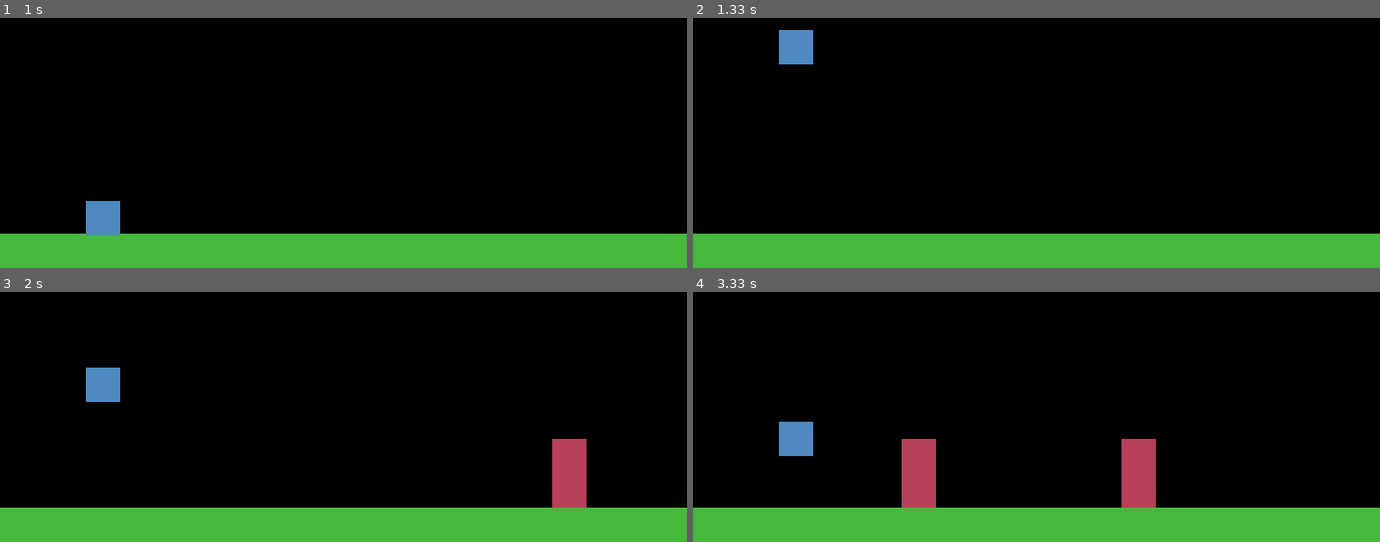
Above: before the commit, frames 1-4 (two rows, left to right).
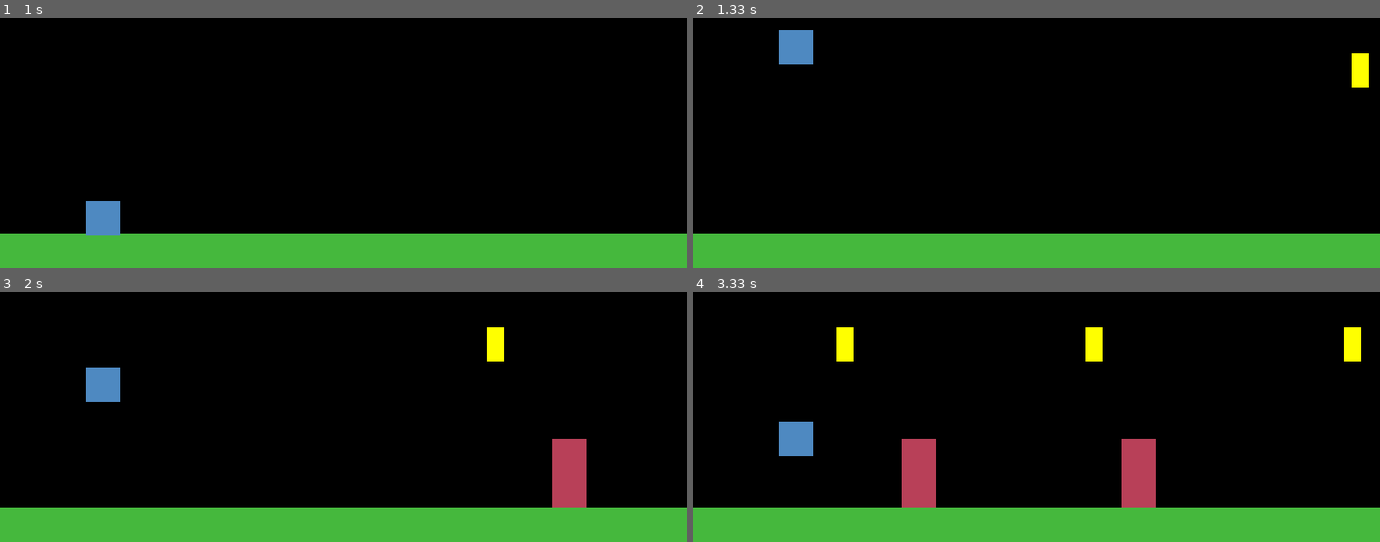
Above: after the commit, the same moments.

Repository: pablolupo84/projetc_pygame
Game: pygame game, started from main.py
Same seed, same stepped clock (60 frames per second), same inputs: the game is played once before the commit and once after it.
Inputs:
- Up to frame 1 (1 s): tap Space at 0.33, 0.73 s
- Up to frame 2 (1.33 s): tap Space at 1.03, 1.23 s
- Up to frame 3 (2 s): tap Space at 1.57, 1.87 s
- Up to frame 4 (3.33 s): tap Space at 2.07, 2.37, 2.63, 2.97, 3.27 s

Frame 1 is identical in both runs. In frame 2, 0.3% of the frame differs, in the area x 95-99%, y 14-28%; in frame 3, 0.3%; in frame 4, 1.0%, in the area x 20-98%, y 14-28%.

Commit message:
Agragando Monedas

Diff:
--- /dev/null
+++ b/game/coin.py
@@ -0,0 +1,23 @@
+import pygame
+
+from .config import *
+
+class Coin(pygame.sprite.Sprite):
+
+    def __init__(self,pos_x,pos_y):
+        pygame.sprite.Sprite.__init__(self)
+
+        self.image = pygame.Surface((20,40))
+        self.image.fill(YELLOW)
+
+        self.rect=self.image.get_rect()
+        self.rect.x=pos_x
+        self.rect.y=pos_y
+
+        self.vel_x=SPEED
+
+    def update(self):
+        self.rect.left-=self.vel_x
+
+    def stop(self):
+        self.vel_x=0
--- a/game/config.py
+++ b/game/config.py
@@ -9,9 +9,11 @@
 GREEN=(69,184,61)
 BLUE=(78,137,193)
 RED=(184,64,88)
+YELLOW=(255,255,0)
 
 PLAYER_GRAV=1.2
 
 SPEED=5
 
 MAX_WALLS=10
+MAX_COINS=10
--- a/game/game.py
+++ b/game/game.py
@@ -6,6 +6,7 @@
 from .platform import Platform
 from .player import Player
 from .wall import Wall
+from .coin import Coin
 
 # clock = pygame.time.Clock()
 
@@ -35,11 +36,13 @@
 
         self.sprites=pygame.sprite.Group()
         self.walls=pygame.sprite.Group()
+        self.coins=pygame.sprite.Group()
 
         self.sprites.add(self.platform)
         self.sprites.add(self.player)
         # self.sprites.add(self.wall)
         self.generate_walls()
+        self.generate_coins()
 
     def generate_walls(self):
         last_position=WIDTH + 100
@@ -52,6 +55,20 @@
 
                 self.sprites.add(wall)
                 self.walls.add(wall)
+
+    def generate_coins(self):
+        last_position=WIDTH + 100
+
+        for c in range(0,MAX_COINS):
+            pos_x=random.randrange(last_position+180,last_position+300)
+
+            coin=Coin(pos_x,150)
+
+            last_position=coin.rect.right
+
+            self.sprites.add(coin)
+            self.coins.add(coin)
+
 
     def run(self):
         while self.running:
